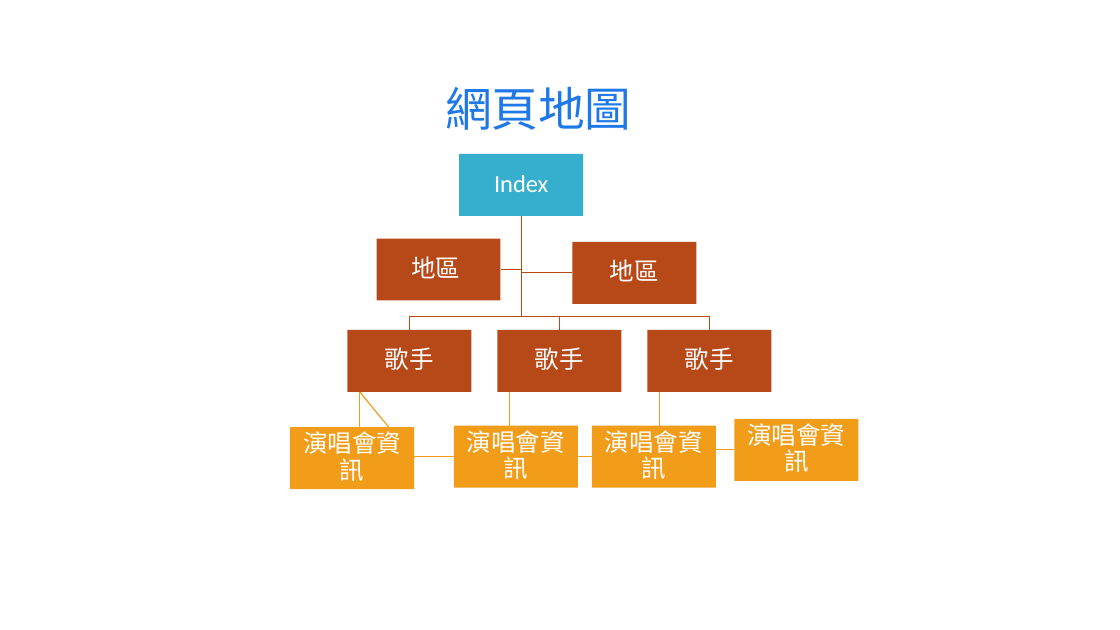
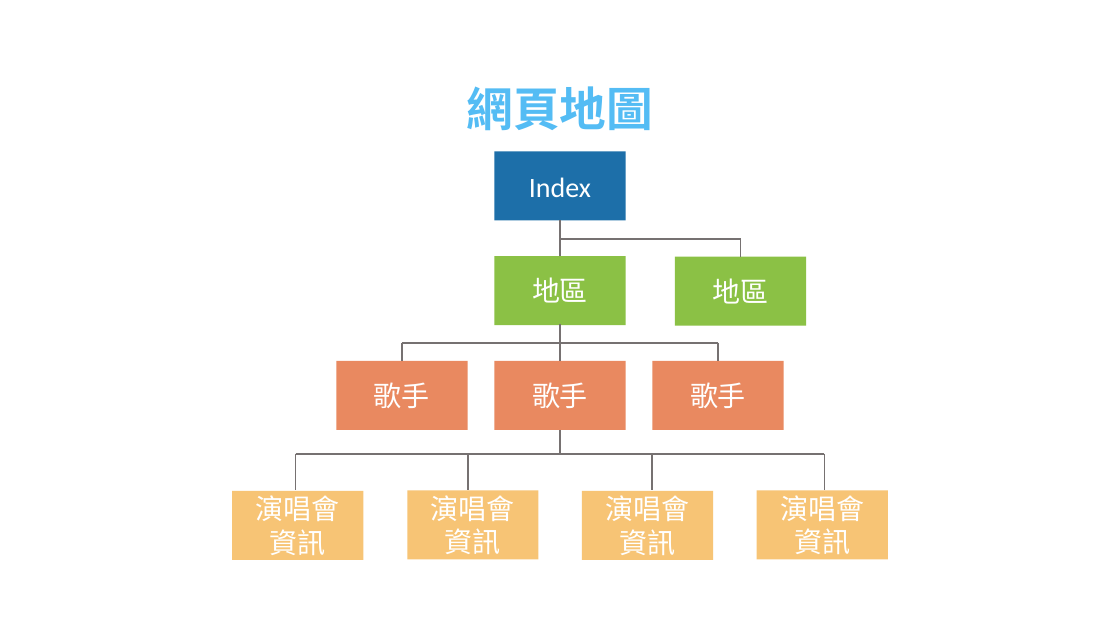
Before and after one commit to nozomi396/ntustFinalProject, a slide deck: slide 10 of 網頁製作PPT.pptx (slide 8 before the commit). Drawn at 1120x630 pixels with LibreOffice and Linux fonts; fonts in the diff are those of the drawing. Boxes give left, top, right and bottom in pixels: in the first picture for what was removed or moved away, otherwise in the second. Text is boxed around its words. In the diff, an @@ line names an element or a change of style, - is before the commit and + after.

```diff
--- a/網頁製作PPT.pptx
+++ b/網頁製作PPT.pptx
@@ text "網頁地圖" moved from (x1=445, y1=86, x2=632, y2=130) to (x1=467, y1=86, x2=654, y2=131) @@
@@ text "網頁地圖" at (x1=467, y1=86, x2=654, y2=131): font Noto Sans CJK SC to Noto Sans CJK TC, text colour #1E78E8 to #54BCF4, bold on @@
@@ rectangle "Index" resized from (x1=494, y1=175, x2=548, y2=192) to (x1=495, y1=151, x2=626, y2=220) @@
@@ rectangle "Index" at (x1=495, y1=151, x2=626, y2=220): size 21 to 24 pt; line spacing 0.9 to 1; less space between paragraphs; fill none to #1D6FA9 @@
@@ rectangle "地區" resized from (x1=610, y1=259, x2=659, y2=282) to (x1=495, y1=256, x2=626, y2=325) @@
@@ rectangle "地區" at (x1=495, y1=256, x2=626, y2=325): size 21 to 24 pt, font Calibri to Noto Sans CJK TC; line spacing 0.9 to 1; less space between paragraphs; fill none to #8BC145 @@
@@ group removed at (x1=290, y1=154, x2=859, y2=489): 10 rectangles, 9 freeform shapes @@
@@ rectangle "地區" at (x1=676, y1=257, x2=807, y2=326): size 21 to 24 pt, font Calibri to Noto Sans CJK TC; line spacing 0.9 to 1; less space between paragraphs; fill none to #8BC145 @@
@@ rectangle "地區" resized from (x1=411, y1=256, x2=460, y2=279) to (x1=676, y1=257, x2=807, y2=326) @@
@@ rectangle "歌手" resized from (x1=385, y1=347, x2=434, y2=370) to (x1=336, y1=361, x2=467, y2=430) @@
@@ rectangle "歌手" resized from (x1=535, y1=347, x2=584, y2=370) to (x1=495, y1=361, x2=626, y2=430) @@
@@ size 21 to 24 pt, font Calibri to Noto Sans CJK TC; line spacing 0.9 to 1; less space between paragraphs; fill none to #E98960 in 3 elements at (x1=495, y1=361, x2=626, y2=430), (x1=336, y1=361, x2=467, y2=430), (x1=653, y1=361, x2=784, y2=430) @@
@@ rectangle "歌手" resized from (x1=685, y1=347, x2=734, y2=370) to (x1=653, y1=361, x2=784, y2=430) @@
@@ group added at (x1=296, y1=220, x2=824, y2=491): 13 lines @@
@@ fill none to #F7C475 in 4 elements at (x1=582, y1=491, x2=713, y2=560), (x1=757, y1=491, x2=888, y2=560), (x1=408, y1=491, x2=539, y2=560), (x1=232, y1=491, x2=363, y2=560) @@
@@ rectangle "演唱會" resized from (x1=303, y1=431, x2=401, y2=481) to (x1=232, y1=491, x2=363, y2=560) @@
@@ text in rectangle at (x1=256, y1=495, x2=340, y2=561): text changed; size 21 to 24 pt; font Calibri to Noto Sans CJK TC @@
-演唱會資訊
+演唱會
+資訊
@@ rectangle "演唱會" resized from (x1=467, y1=430, x2=565, y2=479) to (x1=408, y1=491, x2=539, y2=560) @@
@@ text in rectangle at (x1=431, y1=495, x2=515, y2=560): text changed; size 21 to 24 pt; font Calibri to Noto Sans CJK TC @@
-演唱會資訊
+演唱會
+資訊
@@ rectangle "演唱會" resized from (x1=605, y1=430, x2=703, y2=479) to (x1=582, y1=491, x2=713, y2=560) @@
@@ text in rectangle at (x1=606, y1=495, x2=690, y2=561): text changed; size 21 to 24 pt; font Calibri to Noto Sans CJK TC @@
-演唱會資訊
+演唱會
+資訊
@@ rectangle "演唱會" resized from (x1=747, y1=423, x2=845, y2=472) to (x1=757, y1=491, x2=888, y2=560) @@
@@ text in rectangle at (x1=780, y1=495, x2=864, y2=560): text changed; size 21 to 24 pt; font Calibri to Noto Sans CJK TC @@
-演唱會資訊
+演唱會
+資訊
```
Also in this commit, not shown: 10 other slides changed, 2 slides added, 3 other files.
